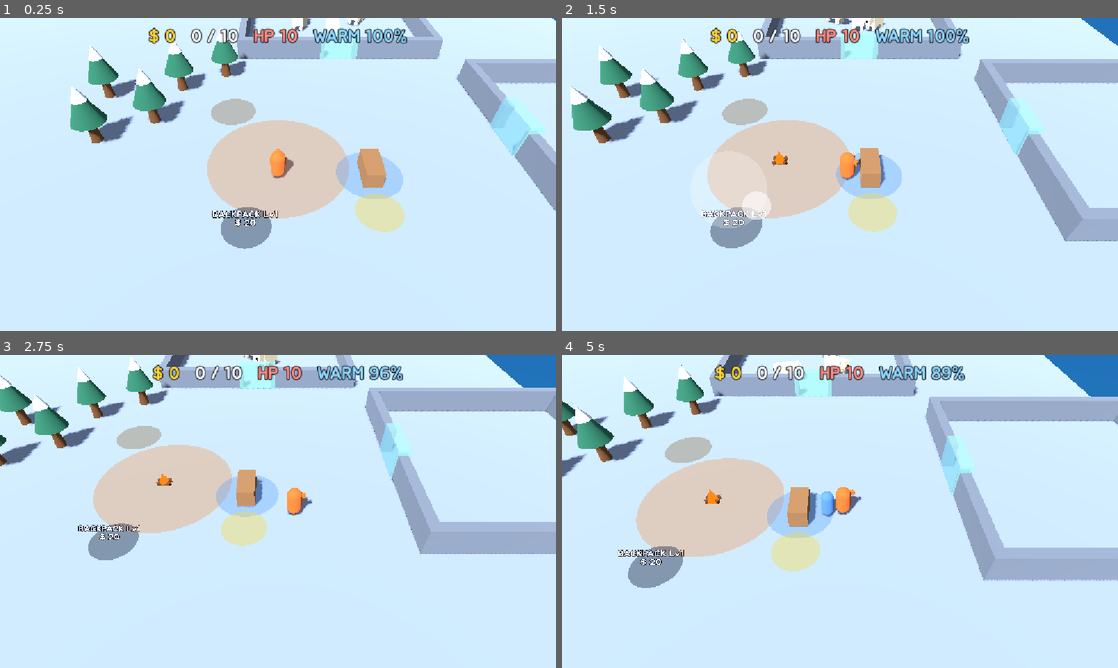
Above: before the commit, frames 1-4 (two rows, left to right).
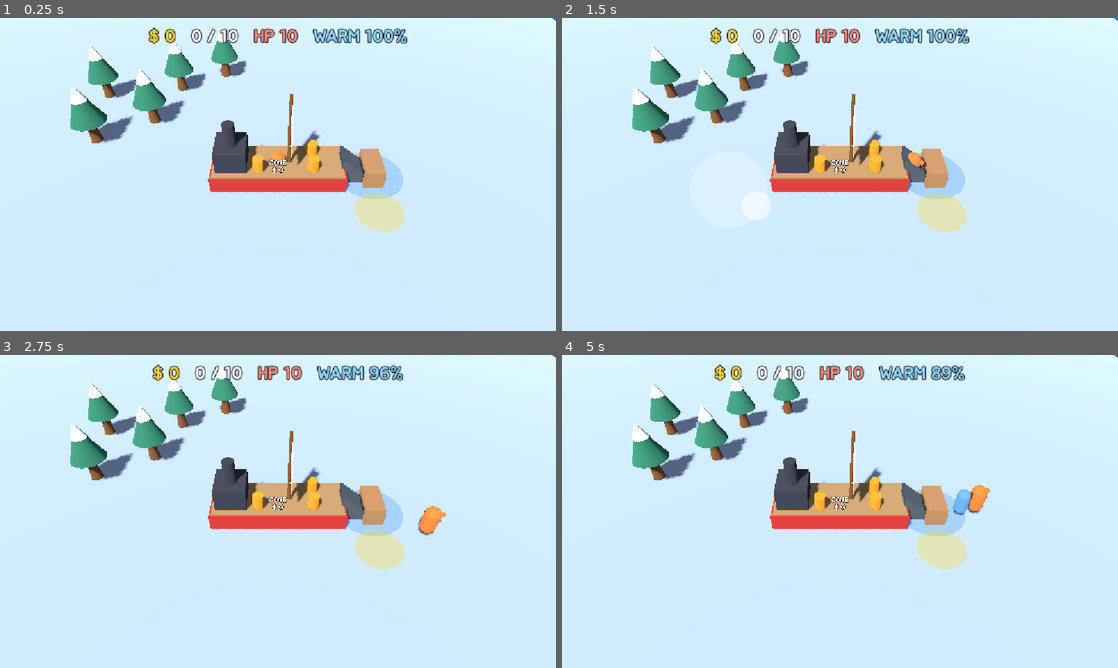
Above: after the commit, the same moments.

Repository: kimpro4214/FrostCamp
Game: Godot game, scene res://frost_camp/scenes/main.tscn
The game is run twice, just before and just after one commit, with the same random seed, the same clock (stepped at 60 frames per second) and the same inputs.
Inputs (mouse positions are in pixels of both pictures, inside the frame that each line leads up to):
- Up to frame 1 (0.25 s): no input
- Up to frame 2 (1.5 s): move the mouse to (962, 158) at 0.52 s; hold D 0.53-1.25 s; click (962, 158) at 0.67 s; drag from (728, 190) to (812, 237) at 1.27 s
- Up to frame 3 (2.75 s): move the mouse to (333, 442) at 2.02 s; hold D from 2.03 s (still down)
- Up to frame 4 (5 s): release D at 2.75 s; drag from (812, 574) to (673, 464) at 2.77 s; move the mouse to (1006, 558) at 3.52 s; hold A 3.53-4.25 s; drag from (673, 464) to (756, 433) at 4.27 s

The runs differ from the first frame. In frame 1, 15% of the frame differs, in the area x 14-100%, y 0-74%; in frame 2, 27%; in frame 3, 28%; in frame 4, 32%, in the area x 0-100%, y 0-75%.
Error after the commit: Invalid call to function 'setup' in base 'Node3D (zone_view.gd)'. Expected 3 argument(s). (res://frost_camp/scenes/main.gd:40)

Commit message:
feat: 프로스트 캠프 구매 존 이름을 한글로 표시

Diff:
--- /dev/null
+++ b/frost_camp/data/text.json
@@ -0,0 +1,21 @@
+{
+	"zones": {
+		"backpack": "배낭",
+		"boots": "장화",
+		"axe": "도끼",
+		"habitat": "곰 서식지",
+		"meat_stall": "고기 판매대",
+		"harpoon": "작살",
+		"lumberjack": "벌목꾼",
+		"porter": "운반꾼",
+		"cashier": "계산원",
+		"stove": "난로",
+		"coat": "방한복",
+		"port": "항구",
+		"ship_hull": "선체",
+		"ship_engine": "엔진",
+		"ship_blade": "쇄빙날",
+		"ship_mast": "돛대",
+		"ship_fuel": "연료"
+	}
+}
--- a/frost_camp/scenes/zone_view.gd
+++ b/frost_camp/scenes/zone_view.gd
@@ -5,15 +5,17 @@
 
 var sim: FrostSim
 var index: int
+var display_name: String
 
 @onready var _base: MeshInstance3D = $Base
 @onready var _fill: MeshInstance3D = $Fill
 @onready var _label: Label3D = $Label
 
 
-func setup(frost_sim: FrostSim, zone_index: int) -> void:
+func setup(frost_sim: FrostSim, zone_index: int, zone_name: String) -> void:
 	sim = frost_sim
 	index = zone_index
+	display_name = zone_name
 	var zone := sim.zones[index]
 	position = Vector3(zone.pos.x, 0.0, zone.pos.y)
 	var radius := float(sim.balance.purchase.zone_radius)
@@ -31,4 +33,5 @@
 	var progress := float(zone.paid) / zone.cost()
 	_fill.scale = Vector3(progress, 1.0, progress)
 	_fill.visible = progress > 0.0
-	_label.text = "%s Lv%d\n$ %d" % [zone.id.to_upper().replace("_", " "), zone.level + 1, zone.remaining()]
+	var title := display_name if zone.costs.size() == 1 else "%s %d단계" % [display_name, zone.level + 1]
+	_label.text = "%s\n$ %d" % [title, zone.remaining()]
--- a/frost_camp/sim/game_data.gd
+++ b/frost_camp/sim/game_data.gd
@@ -4,6 +4,7 @@
 
 const BALANCE_PATH := "res://frost_camp/data/balance.json"
 const LAYOUT_PATH := "res://frost_camp/data/layout.json"
+const TEXT_PATH := "res://frost_camp/data/text.json"
 
 
 static func load_json(path: String) -> Dictionary:
